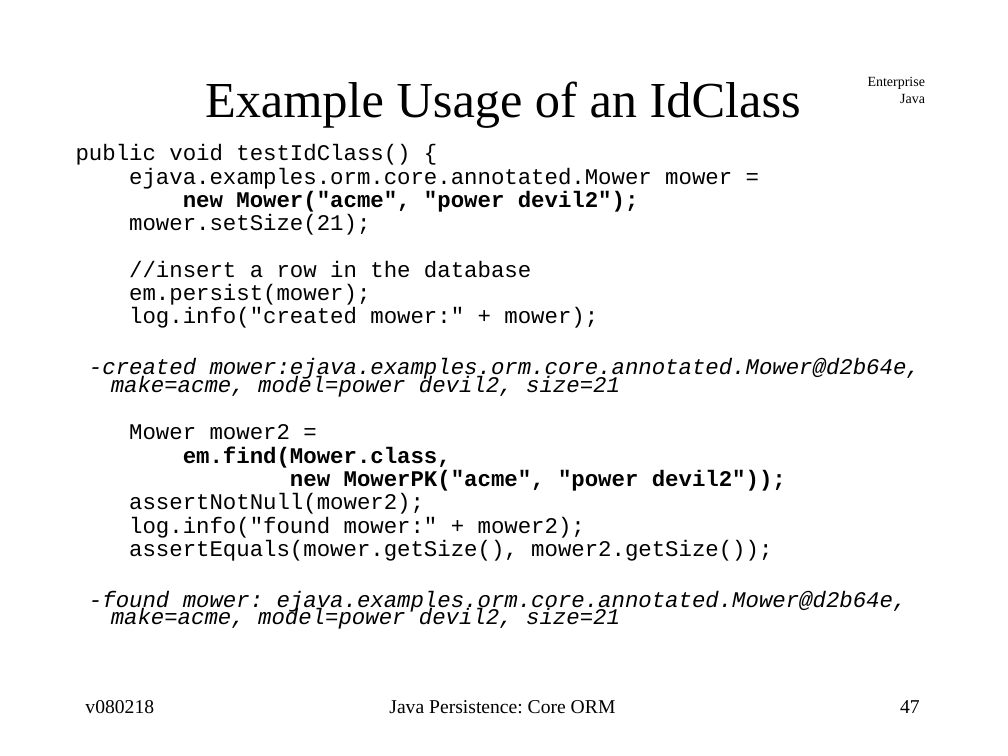
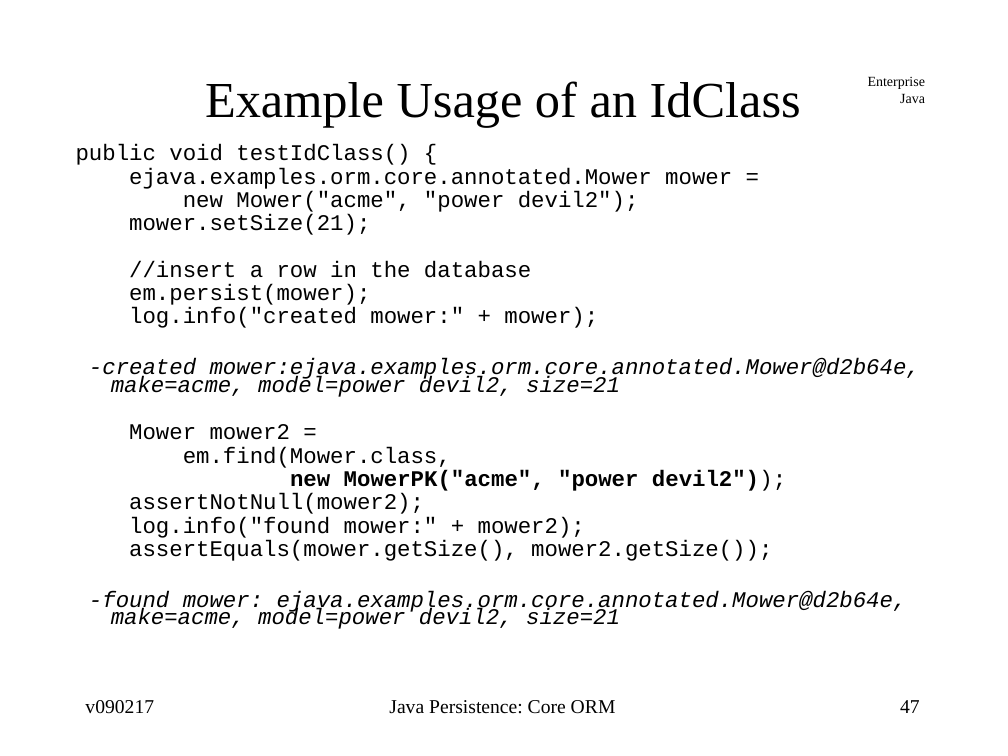
Before and after one commit to jcstaff/ejava-javaee, a slide deck: slide 47 of ormCore/src/site/resources/lectures/ormCore.ppt. Drawn at 1008x756 pixels with LibreOffice and Linux fonts; fonts in the diff are those of the drawing. Boxes give left, top, right and bottom in pixels: in the first picture for what was removed or moved away, otherwise in the second. Text is boxed around its words. In the diff, an @@ line names an element or a change of style, - is before the commit and + after.

```diff
--- a/ormCore/src/site/resources/lectures/ormCore.ppt
+++ b/ormCore/src/site/resources/lectures/ormCore.ppt
@@ text at (183, 191, 786, 493): bold off in "new Mower("acme", "power devil2");", "em.find(Mower.class,", "devil2"));" @@
@@ text at (85, 700, 154, 714): text changed @@
-v080218
+v090217
```
Also in this commit, not shown: 89 other slides changed, 6 slides added, 5 other files.
